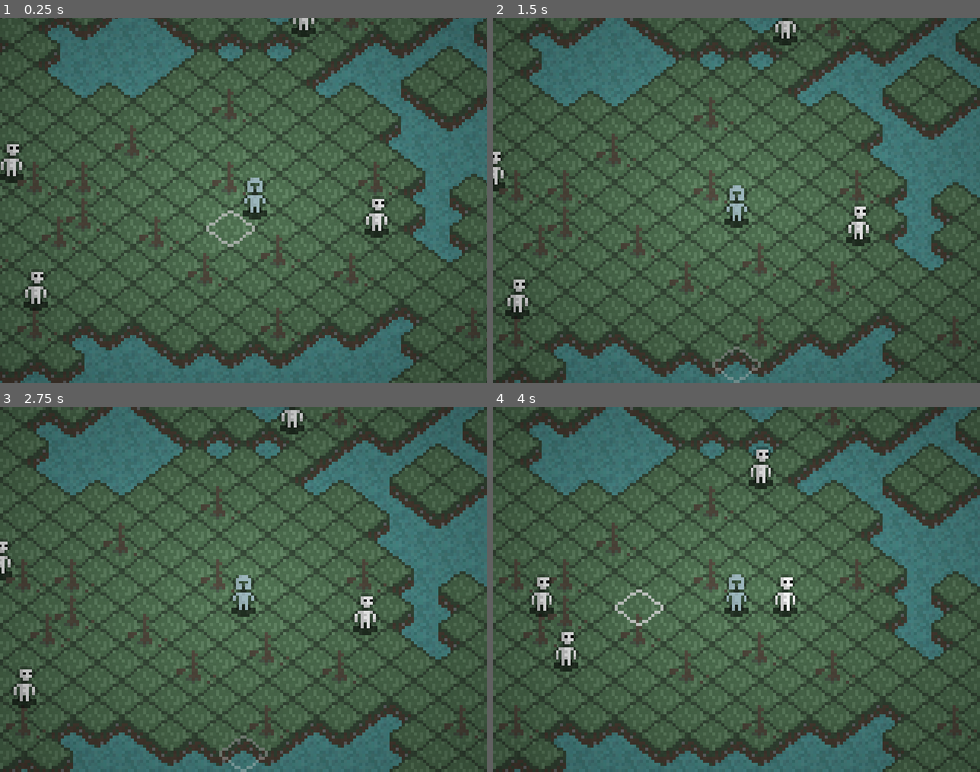
Above: before the commit, frames 1-4 (two rows, left to right).
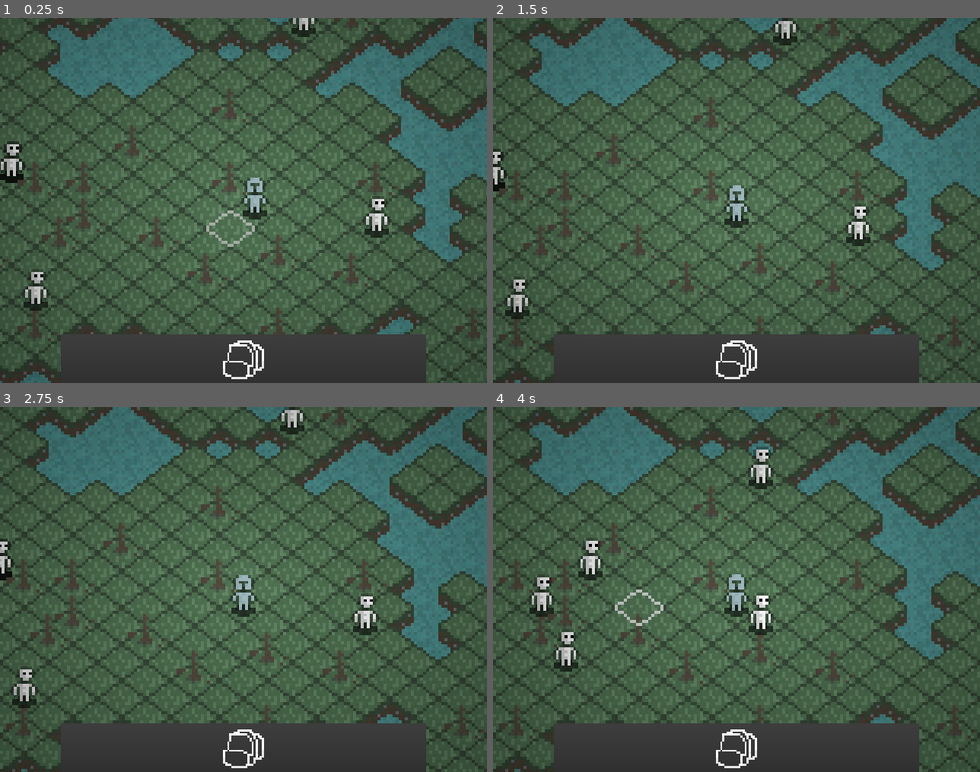
Above: after the commit, the same moments.

Repository: dranik544/shattered-hoplite
Game: Godot game, scene res://scenes/main.tscn
The game is run twice, just before and just after one commit, with the same random seed, the same clock (stepped at 60 frames per second) and the same inputs.
Inputs (mouse positions are in pixels of both pictures, inside the frame that each line leads up to):
- Up to frame 1 (0.25 s): no input
- Up to frame 2 (1.5 s): click (736, 357) at 0.52 s; click (736, 357) at 1.27 s
- Up to frame 3 (2.75 s): click (243, 746) at 2.02 s
- Up to frame 4 (4 s): move the mouse to (843, 571) at 2.77 s; click (843, 571) at 2.85 s; tap Space (WAIT) at 3.05, 3.6 s; move the mouse to (639, 607) at 3.52 s; click (639, 607) at 3.8 s

The runs differ from the first frame. In frame 1, 7.6% of the frame differs, in the area x 1-88%, y 42-100%; in frame 2, 7.2%; in frame 3, 7.2%; in frame 4, 8.4%, in the area x 12-88%, y 35-100%.

Commit message:
Interface prototype && beginning in inventory

Diff:
--- /dev/null
+++ b/fonts/deefault_font.tres
@@ -0,0 +1,10 @@
+[gd_resource type="DynamicFont" load_steps=2 format=2]
+
+[ext_resource path="res://fonts/Classic-Console-Neue-Regular.ttf" type="DynamicFontData" id=1]
+
+[resource]
+size = 9
+outline_size = 1
+outline_color = Color( 0, 0, 0, 0.784314 )
+use_mipmaps = true
+font_data = ExtResource( 1 )
--- a/global.gd
+++ b/global.gd
@@ -1,5 +1,16 @@
 extends Node
 
 var turn: bool = true   # true - игрок ходит, false - враги ходят
+var inventory: Array = []
+var maxInventorySlots: int = 8
 
 signal enemyTurn
+
+
+func _add_item_to_inventory(item: Node2D):
+	if maxInventorySlots >= inventory.size(): return
+
+	inventory.append(item)
+
+func remove_item_from_inventory(item: Node2D):
+	inventory.remove(inventory.find(item))
--- a/project.godot
+++ b/project.godot
@@ -29,6 +29,7 @@
 [gui]
 
 common/drop_mouse_on_gui_input_disabled=true
+theme/custom_font="res://fonts/deefault_font.tres"
 
 [importer_defaults]
 
--- a/scenes/heroes/base_hero_pl.tscn
+++ b/scenes/heroes/base_hero_pl.tscn
@@ -1,8 +1,10 @@
-[gd_scene load_steps=7 format=2]
+[gd_scene load_steps=11 format=2]
 
 [ext_resource path="res://sprites/heroes/hoplite/hoplite_pl2.png" type="Texture" id=1]
 [ext_resource path="res://sprites/shadow1.png" type="Texture" id=2]
 [ext_resource path="res://scripts/heroes/base_hero_pl.gd" type="Script" id=3]
+[ext_resource path="res://sprites/icons/inventory_icon1.png" type="Texture" id=4]
+[ext_resource path="res://sprites/icons/inventory_icon2.png" type="Texture" id=5]
 
 [sub_resource type="Gradient" id=1]
 colors = PoolColorArray( 0, 0, 0, 0, 0, 0, 0, 1 )
@@ -20,6 +22,15 @@
 func _input(event):
 	if Input.is_action_just_pressed(\"V\"): visible = not visible
 "
+
+[sub_resource type="Gradient" id=4]
+colors = PoolColorArray( 0.243137, 0.243137, 0.243137, 1, 0.19043, 0.19043, 0.19043, 1 )
+
+[sub_resource type="GradientTexture2D" id=5]
+gradient = SubResource( 4 )
+width = 32
+height = 32
+fill_to = Vector2( 0, 1 )
 
 [node name="base_hero_pl" type="Node2D"]
 z_as_relative = false
@@ -47,3 +58,36 @@
 texture = SubResource( 2 )
 stretch_mode = 1
 script = SubResource( 3 )
+
+[node name="bottom_panel" type="Control" parent="CanvasLayer"]
+anchor_left = 0.5
+anchor_top = 1.0
+anchor_right = 0.5
+anchor_bottom = 1.0
+margin_left = -120.0
+margin_right = 120.0
+
+[node name="sprite" type="TextureRect" parent="CanvasLayer/bottom_panel"]
+anchor_top = 1.0
+anchor_right = 1.0
+anchor_bottom = 1.0
+margin_top = -32.0
+texture = SubResource( 5 )
+stretch_mode = 1
+
+[node name="buttons" type="HBoxContainer" parent="CanvasLayer/bottom_panel"]
+anchor_top = 1.0
+anchor_right = 1.0
+anchor_bottom = 1.0
+margin_top = -32.0
+rect_min_size = Vector2( 0, 32 )
+alignment = 1
+
+[node name="inventory_button" type="TextureButton" parent="CanvasLayer/bottom_panel/buttons"]
+margin_left = 104.0
+margin_right = 136.0
+margin_bottom = 32.0
+rect_min_size = Vector2( 32, 32 )
+texture_normal = ExtResource( 4 )
+texture_pressed = ExtResource( 5 )
+expand = true
--- a/scenes/main.tscn
+++ b/scenes/main.tscn
@@ -8,6 +8,7 @@
 [ext_resource path="res://scenes/enemies/base_enemy.tscn" type="PackedScene" id=6]
 [ext_resource path="res://scripts/tilemap.gd" type="Script" id=7]
 [ext_resource path="res://sprites/rain1.png" type="Texture" id=8]
+[ext_resource path="res://scripts/log.gd" type="Script" id=9]
 
 [sub_resource type="Gradient" id=1]
 offsets = PoolRealArray( 0, 0.35, 0.65, 1 )
@@ -76,15 +77,28 @@
 
 [node name="base_enemy" parent="ysort" instance=ExtResource( 6 )]
 position = Vector2( 48, 7 )
+enemyName = "Skeleton"
+health = 3
+attackDistance = 0
+attackDamage = 0
+moveDirections = [ Vector2( 2, 0 ), Vector2( -2, 0 ), Vector2( 0, 2 ), Vector2( 0, -2 ), Vector2( 2, 2 ), Vector2( -2, -2 ), Vector2( 2, -2 ), Vector2( -2, 2 ) ]
 
 [node name="base_enemy2" parent="ysort" instance=ExtResource( 6 )]
 position = Vector2( -64, 29 )
+enemyName = "Skeleton"
+attackDamage = 0
 
 [node name="base_enemy3" parent="ysort" instance=ExtResource( 6 )]
 position = Vector2( 23, -61 )
+enemyName = "Skeleton"
 
 [node name="base_enemy4" parent="ysort" instance=ExtResource( 6 )]
 position = Vector2( -73, -12 )
+enemyName = "Skeleton"
+
+[node name="base_enemy5" parent="ysort" instance=ExtResource( 6 )]
+position = Vector2( -73, -12 )
+enemyName = "Skeleton"
 
 [node name="rain" type="CPUParticles2D" parent="."]
 visible = false
@@ -106,3 +120,16 @@
 [node name="CanvasModulate" type="CanvasModulate" parent="."]
 visible = false
 color = Color( 0.203922, 0.364706, 0.639216, 1 )
+
+[node name="CanvasLayer" type="CanvasLayer" parent="."]
+
+[node name="logtext" type="RichTextLabel" parent="CanvasLayer"]
+margin_left = 3.0
+margin_top = 3.0
+margin_right = 77.0
+margin_bottom = 69.0
+bbcode_enabled = true
+scroll_active = false
+script = ExtResource( 9 )
+
+[node name="Tween" type="Tween" parent="CanvasLayer/logtext"]
--- a/scripts/enemies/base_enemy.gd
+++ b/scripts/enemies/base_enemy.gd
@@ -7,6 +7,7 @@
 export(NodePath) var tilemapPath
 export(NodePath) var playerPATH
 
+export(String) var enemyName = "Enemy"
 export(int) var health = 1
 export(int) var attackDistance = 1
 export(int) var attackDamage = 1
@@ -31,11 +32,11 @@
 onready var tilemapLayer2: TileMap
 onready var player: Node2D = get_node_or_null(playerPATH)
 onready var default_animation_tween = $default_animation_tween
+onready var logtext: RichTextLabel
 
 
 func _init():
 	add_to_group("enemy")
-
 
 func _ready():
 	Global.connect("enemyTurn", self, "move_enemy_to_player")
@@ -45,6 +46,7 @@
 	tilemapLayer0 = tilemap.get_node("layer0")
 	tilemapLayer1 = tilemap.get_node("layer1")
 	tilemapLayer2 = tilemap.get_node("layer2")
+	logtext = get_tree().get_first_node_in_group("logtext")
 
 	currentCellPOS = tilemapLayer1.world_to_map(global_position)
 	global_position = tilemapLayer1.map_to_world(currentCellPOS)
@@ -106,11 +108,9 @@
 func end_turn():
 	Global.turn = true
 	yield(get_tree().create_timer(0.3), "timeout")
-	print("Враг " + str(self) + " сделал ход")
 
 func attack(damage: float = attackDamage):
 	player.damage(-damage)
-	print("Игрок атакован")
 
 func damage(attackDamage: int):
 	health += attackDamage
@@ -122,6 +122,7 @@
 func kill():
 	freeze = true
 	remove_from_group("enemy")
+	logtext.print_log("[color=grey]The " + enemyName + " has been killed.\n")
 
 	tween.interpolate_property(sprite, "modulate:a", 1.0, 0.0, 0.2, Tween.TRANS_QUAD, Tween.EASE_IN)
 	tween.interpolate_property(shadow, "modulate:a", 1.0, 0.0, 0.2, Tween.TRANS_QUAD, Tween.EASE_IN)
--- a/scripts/heroes/base_hero_pl.gd
+++ b/scripts/heroes/base_hero_pl.gd
@@ -19,6 +19,7 @@
 onready var tilemapLayer0: TileMap
 onready var tilemapLayer1: TileMap
 onready var tilemapLayer2: TileMap
+onready var logtext: RichTextLabel
 
 
 func _init():
@@ -29,6 +30,7 @@
 	tilemapLayer0 = tilemap.get_node("layer0")
 	tilemapLayer1 = tilemap.get_node("layer1")
 	tilemapLayer2 = tilemap.get_node("layer2")
+	logtext = get_tree().get_first_node_in_group("logtext")
 
 	currentCellPOS = tilemapLayer1.world_to_map(global_position)
 	global_position = tilemapLayer1.map_to_world(currentCellPOS)
@@ -80,7 +82,6 @@
 		Global.turn = false
 
 	yield(get_tree().create_timer(0.3 if waittime else 0.025), "timeout")
-	print("Игрок " + str(self) + " сделал ход на клетку " + str(currentCellPOS))
 	Global.emit_signal("enemyTurn")
 
 func attack_enemy(cellpos: Vector2, damage: int = attackDamage):
@@ -88,14 +89,11 @@
 
 	if enemy != null:
 		enemy.damage(-damage)
-		print("Враг атакован")
 
 func damage(attackDamage: int):
 	health += attackDamage
 	tween.interpolate_property(sprite, "modulate", Color(1.0, 0.0, 0.0), Color(1.0, 1.0, 1.0), 0.2, Tween.TRANS_QUAD, Tween.EASE_IN)
 	tween.start()
-
-	print("Игрок потерял " + str(attackDamage) + " здоровья. Осталось " + str(health) + " здоровья")
 
 	if health <= 0: kill()
 
--- /dev/null
+++ b/scripts/log.gd
@@ -0,0 +1,28 @@
+extends RichTextLabel
+
+var logtext: Array = []
+
+onready var tween = $Tween
+
+
+func _init():
+	add_to_group("logtext")
+
+func _ready():
+	_update_log()
+
+
+func print_log(STRlogtext: String):
+	logtext.append(STRlogtext)
+	if logtext.size() > 4: logtext.remove(0)
+	_update_log()
+
+func _update_log():
+	var logtextstring: String
+	for i in logtext:
+		logtextstring += str(i)
+	bbcode_text = logtextstring
+
+	modulate.a = 1.0
+	tween.interpolate_property(self, "modulate:a", 1.0, 0.5, 2.5)
+	tween.start()
Binary file added: fonts/ArcadeJeu-Regular.otf
Binary file added: fonts/Classic-Console-Neue-Regular.ttf
Not shown: 1 places in scenes/main.tscn that only renumber resources
Binary file added: sprites/icons/inventory_icon1.png
Not shown, added: sprites/icons/inventory_icon1.png.import
Binary file added: sprites/icons/inventory_icon2.png
Not shown, added: sprites/icons/inventory_icon2.png.import
Binary file added: sprites/inventory_slot1.png
Not shown, added: sprites/inventory_slot1.png.import
